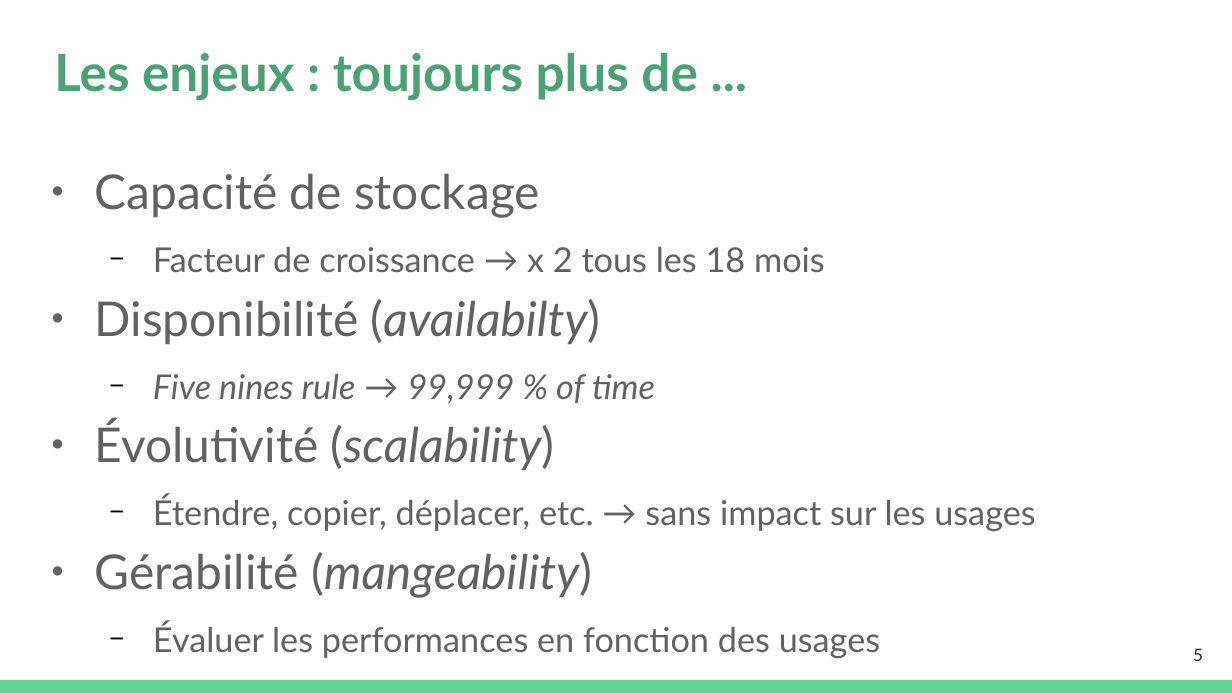
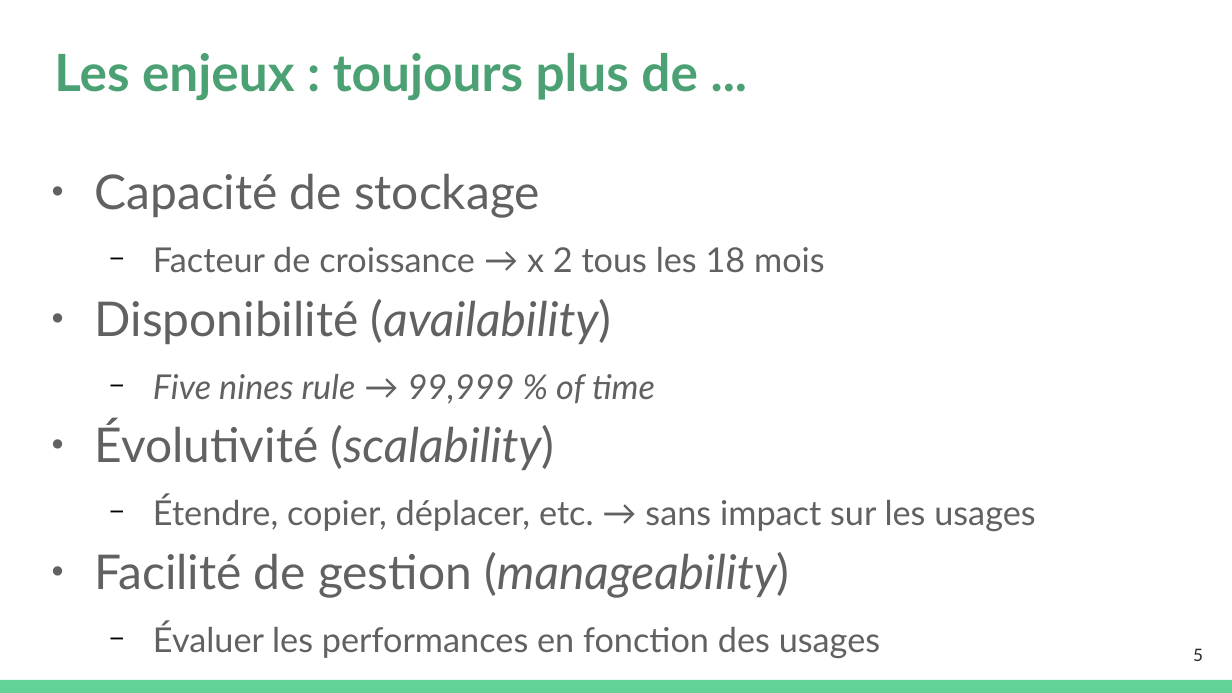
Before and after one commit to platu/inetdoc, a slide deck: slide 5 of presentations/asr-c1/c1-m1-asr.odp. Drawn at 1232x693 pixels with LibreOffice and Linux fonts; fonts in the diff are those of the drawing. Boxes give left, top, right and bottom in pixels: in the first picture for what was removed or moved away, otherwise in the second. Text is boxed around its words. In the diff, an @@ line names an element or a change of style, - is before the commit and + after.

```diff
--- a/presentations/asr-c1/c1-m1-asr.odp
+++ b/presentations/asr-c1/c1-m1-asr.odp
@@ text at (x1=95, y1=299, x2=612, y2=344): text changed @@
-● Disponibilité (availabilty)
+● Disponibilité (availability)
@@ text at (x1=95, y1=552, x2=789, y2=598): text changed @@
-● Gérabilité (mangeability)
+● Facilité de gestion (manageability)
```
Also in this commit, not shown: 1 other slide changed, 3 other files.
